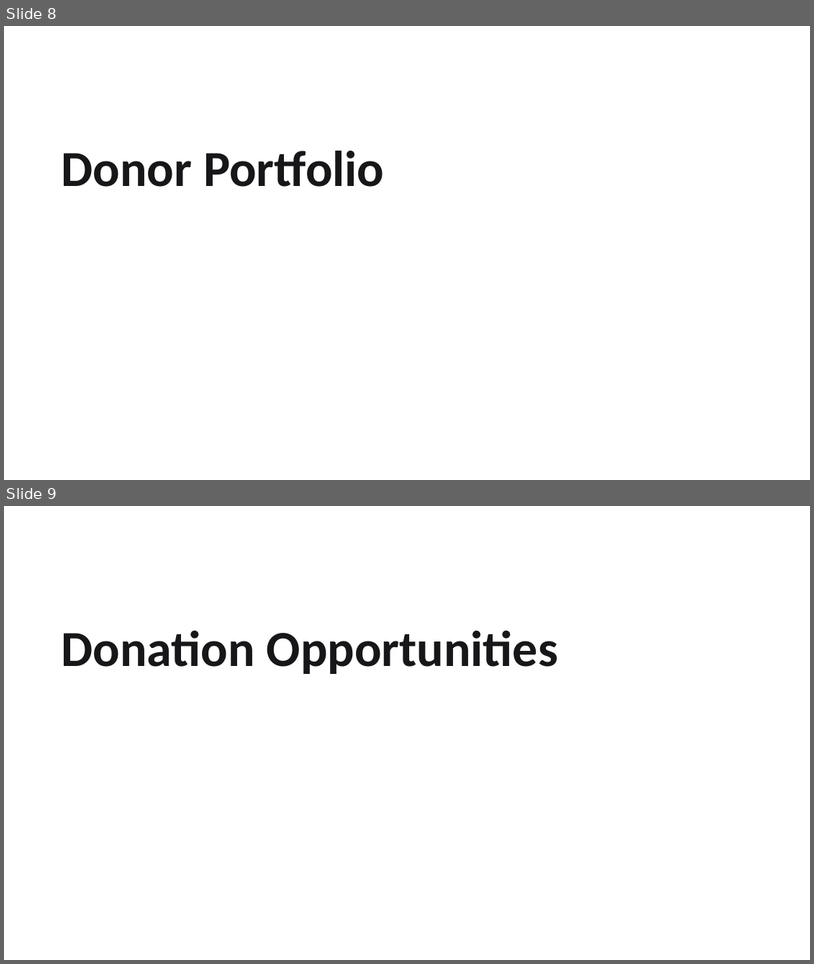
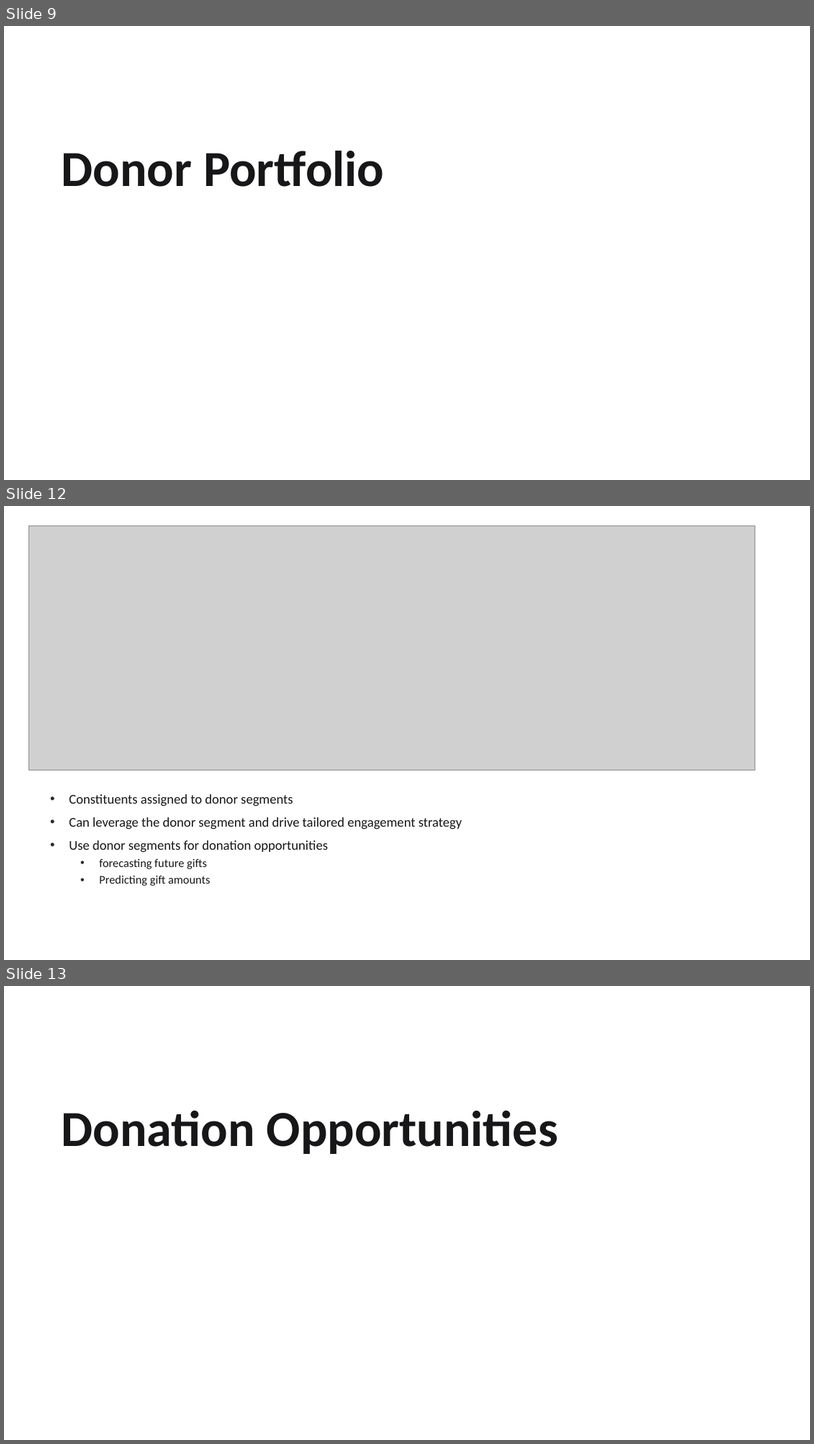
Before and after one commit to edimaudo/hackathon_coding_challenges, a slide deck: Apra/2025/apra_2025/Apra 2025 Data Science Challenge Deck.pptx. Shown one above the other, each under a label of ours: slides 8 and 9 before the commit, slides 9, 12 and 13 after it; the slides between them are not shown. The pictures are 814x964 and 814x1444 pixels, drawn with LibreOffice and Linux fonts; fonts in the diff are those of the drawing; grey boxes stand for pictures; background and template pictures are left out. Boxes give left, top, right and bottom in pixels: in the first picture for what was removed or moved away, otherwise in the second. Text is boxed around its words. In the diff, an @@ line names an element or a change of style, - is before the commit and + after.

```diff
--- a/Apra/2025/apra_2025/Apra 2025 Data Science Challenge Deck.pptx
+++ b/Apra/2025/apra_2025/Apra 2025 Data Science Challenge Deck.pptx
@@ slide 12 added at bbox=[4, 506, 810, 960], background picture (left out) @@
@@ picture added at bbox=[28, 526, 755, 770] @@
@@ text added at bbox=[69, 794, 463, 885], 16 pt, text #171618 @@
+• Constituents assigned to donor segments
+• Can leverage the donor segment and drive tailored engagement strategy
+• Use donor segments for donation opportunities
+  • forecasting future gifts
+  • Predicting gift amounts
@@ what was slide 8 is now slide 9 @@
@@ what was slide 9 is now slide 13 @@
```
Also in this commit, not shown: 1 slide changed, 8 other slides added, 3 slides removed.
